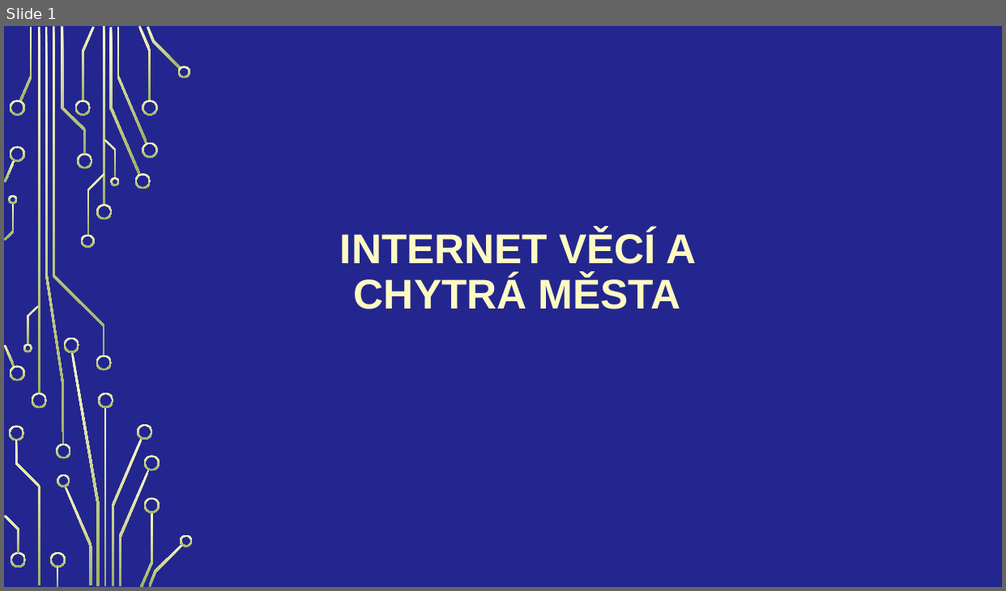
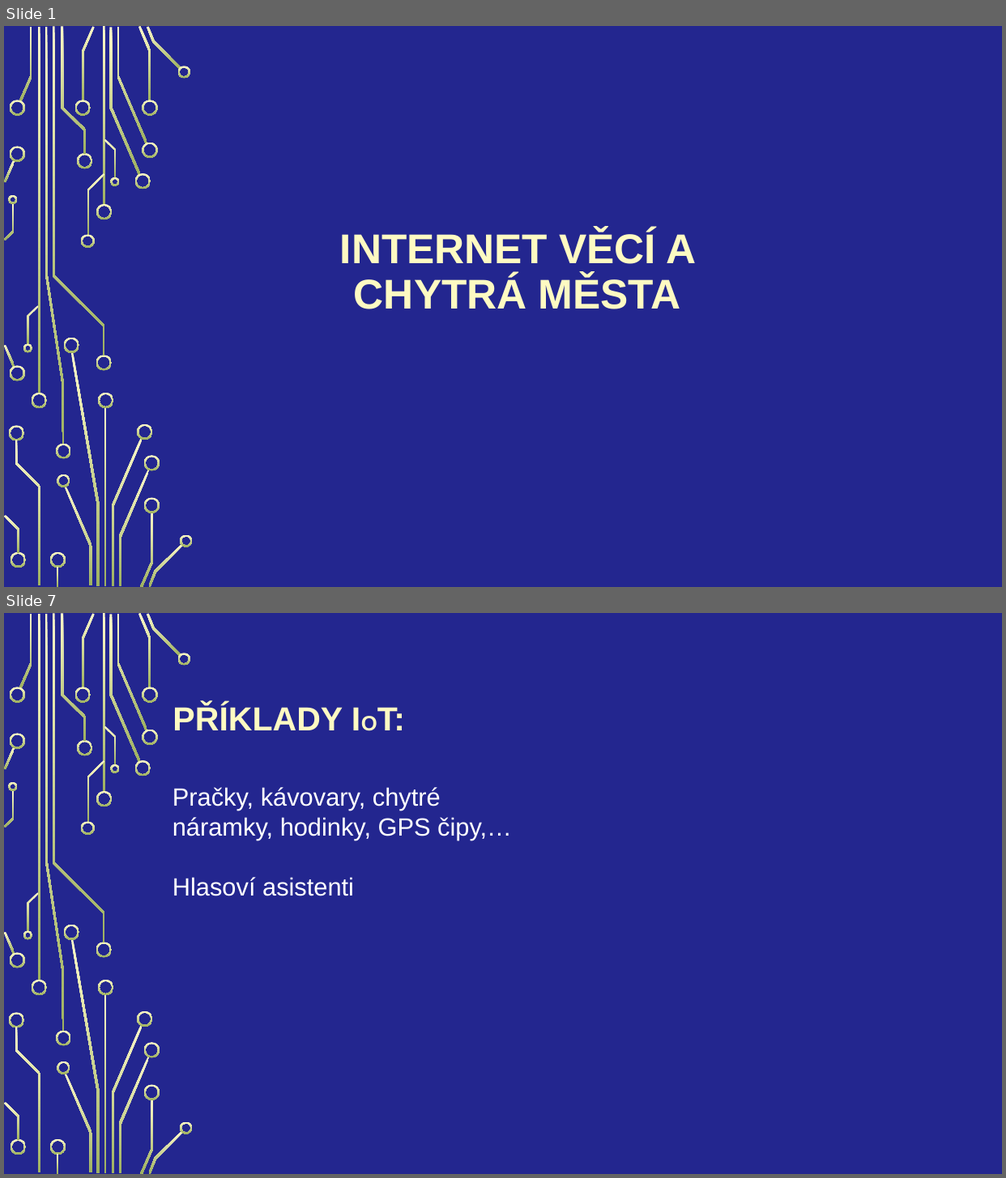
Before and after one commit to Vojta2809/Internet-v-c-a-chytr-m-sta, a slide deck: langsadl.pptx. Shown one above the other, each under a label of ours: slide 1 before the commit, slides 1 and 7 after it; the slides between them are not shown. The pictures are 1006x591 and 1006x1178 pixels, drawn with LibreOffice and Linux fonts; fonts in the diff are those of the drawing; background and template pictures are left out. Boxes give left, top, right and bottom in pixels: in the first picture for what was removed or moved away, otherwise in the second. Text is boxed around its words. In the diff, an @@ line names an element or a change of style, - is before the commit and + after.

```diff
--- a/langsadl.pptx
+++ b/langsadl.pptx
@@ slide 7 added at bbox=[4, 613, 1002, 1174], background picture (left out); not listed: 54 template elements that a slide beside it also shows @@
@@ title added at bbox=[172, 705, 343, 730], 32 pt, text #FEFAC2, bold @@
+PŘÍKLADY IOT:
@@ text added at bbox=[172, 787, 512, 897], 24 pt, text #FFFFFF @@
+Pračky, kávovary, chytré náramky, hodinky, GPS čipy,…
+Hlasoví asistenti
```
Also in this commit, not shown: 1 slide changed, 4 other slides added, 5 slides removed.
